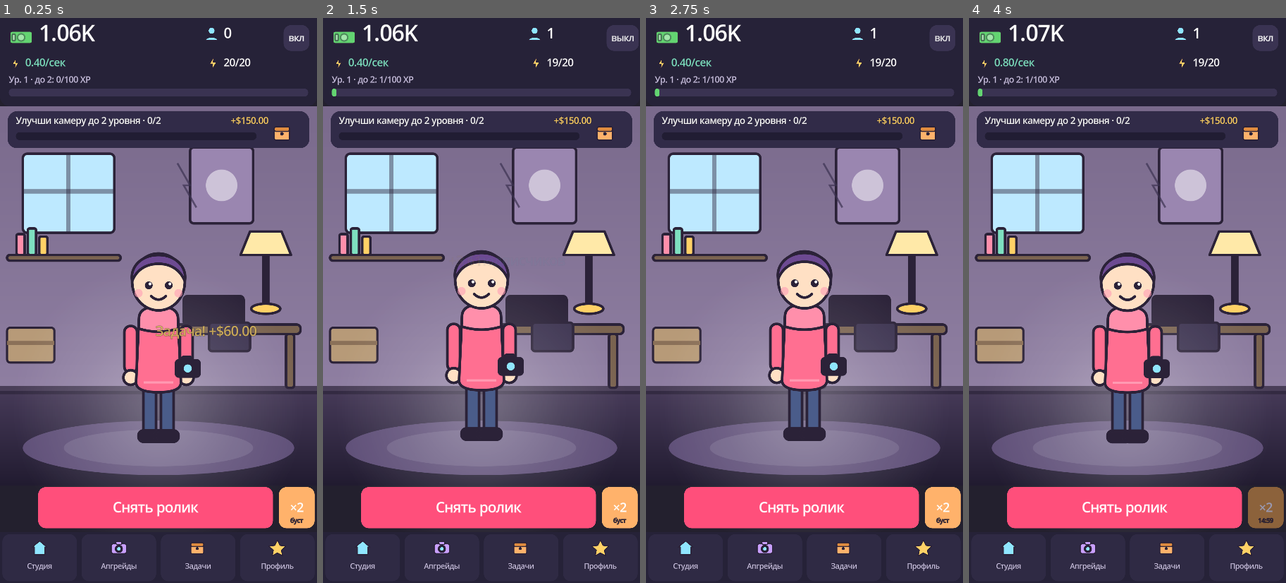
Above: before the commit, frames 1-4 (left to right).
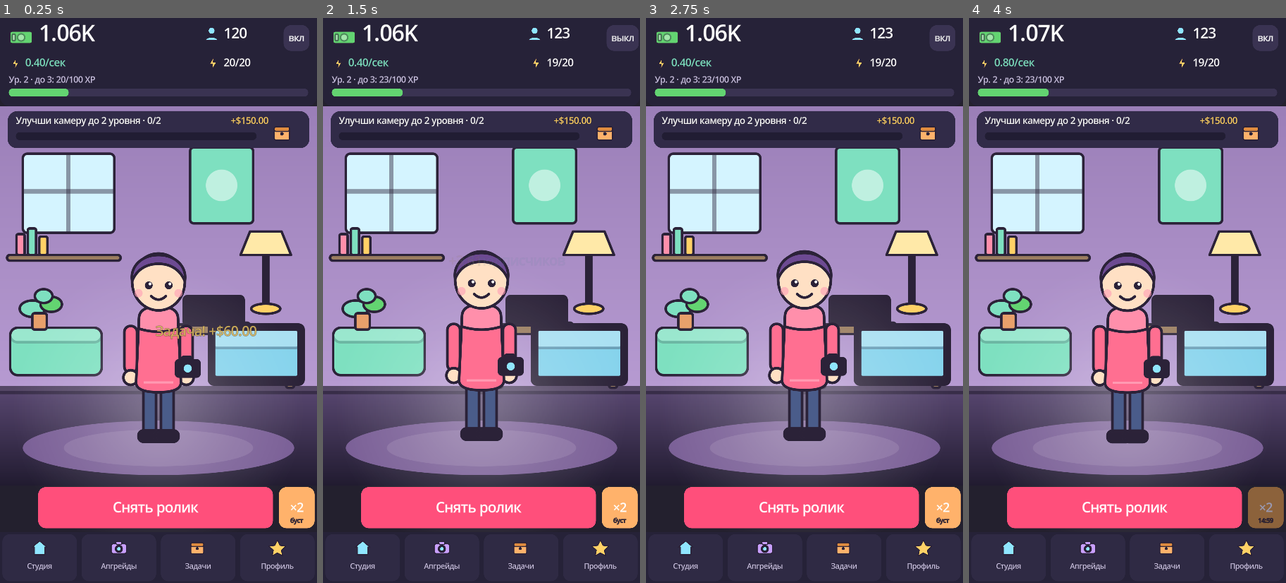
Above: after the commit, the same moments.

Repository: mcvadi777-code/clipstar
Game: Godot game, scene res://scenes/main.tscn
Same seed, same stepped clock (60 frames per second), same inputs: the game is played once before the commit and once after it.
Inputs:
- Up to frame 1 (0.25 s): no input
- Up to frame 2 (1.5 s): click "Снять ролик" at 0.5 s; click "вкл" at 1.25 s
- Up to frame 3 (2.75 s): click "выкл" at 2 s
- Up to frame 4 (4 s): click "×2" at 2.75 s; click "Студия" at 3.5 s

The runs differ from the first frame. In frame 1, 35% of the frame differs, in the area x 0-100%, y 1-81%; in frame 2, 35%; in frame 3, 35%; in frame 4, 35%.

Commit message:
2d: scripts/autoload/game.gd

Diff:
--- a/scripts/autoload/game.gd
+++ b/scripts/autoload/game.gd
@@ -10,7 +10,7 @@
 var BASE_INCOME: float = 0.4
 var ENERGY_MAX: int = 20
 var ENERGY_RESTORE_SEC: float = 45.0
-var STAGE_FOLLOWERS: Array = [0.0, 40.0, 250.0, 1200.0, 6000.0]
+var STAGE_FOLLOWERS: Array = [0.0, 20.0, 100.0, 500.0, 2000.0]
 
 var UPGRADES: Dictionary = {
 	"camera": {"name": "Камера", "desc": "+0.35 к доходу в секунду", "base": 30.0, "growth": 1.55, "add": 0.35},
@@ -40,6 +40,7 @@
 var boost_until: int = 0
 var piggy: float = 0.0
 var DEV_MONEY: float = 1000.0
+var DEV_FOLLOWERS: float = 120.0
 
 var _energy_progress: float = 0.0
 
@@ -50,6 +51,7 @@
 	if Save.is_new_game:
 		money += DEV_MONEY
 		total_earned += DEV_MONEY
+		followers += DEV_FOLLOWERS
 	stage = stage_for_followers()
 	if Save.seconds_away > 30:
 		offline_gain = per_sec() * float(Save.seconds_away)
@@ -135,7 +137,7 @@
 	videos += 1
 	var views: float = 40.0 + followers * 0.08 + per_sec() * 25.0
 	var gain: float = maxf(2.0, per_sec() * (6.0 + randf() * 6.0))
-	var new_followers: float = views * (0.03 + randf() * 0.02)
+	var new_followers: float = views * (0.06 + randf() * 0.05)
 	money += gain
 	total_earned += gain
 	followers += new_followers
